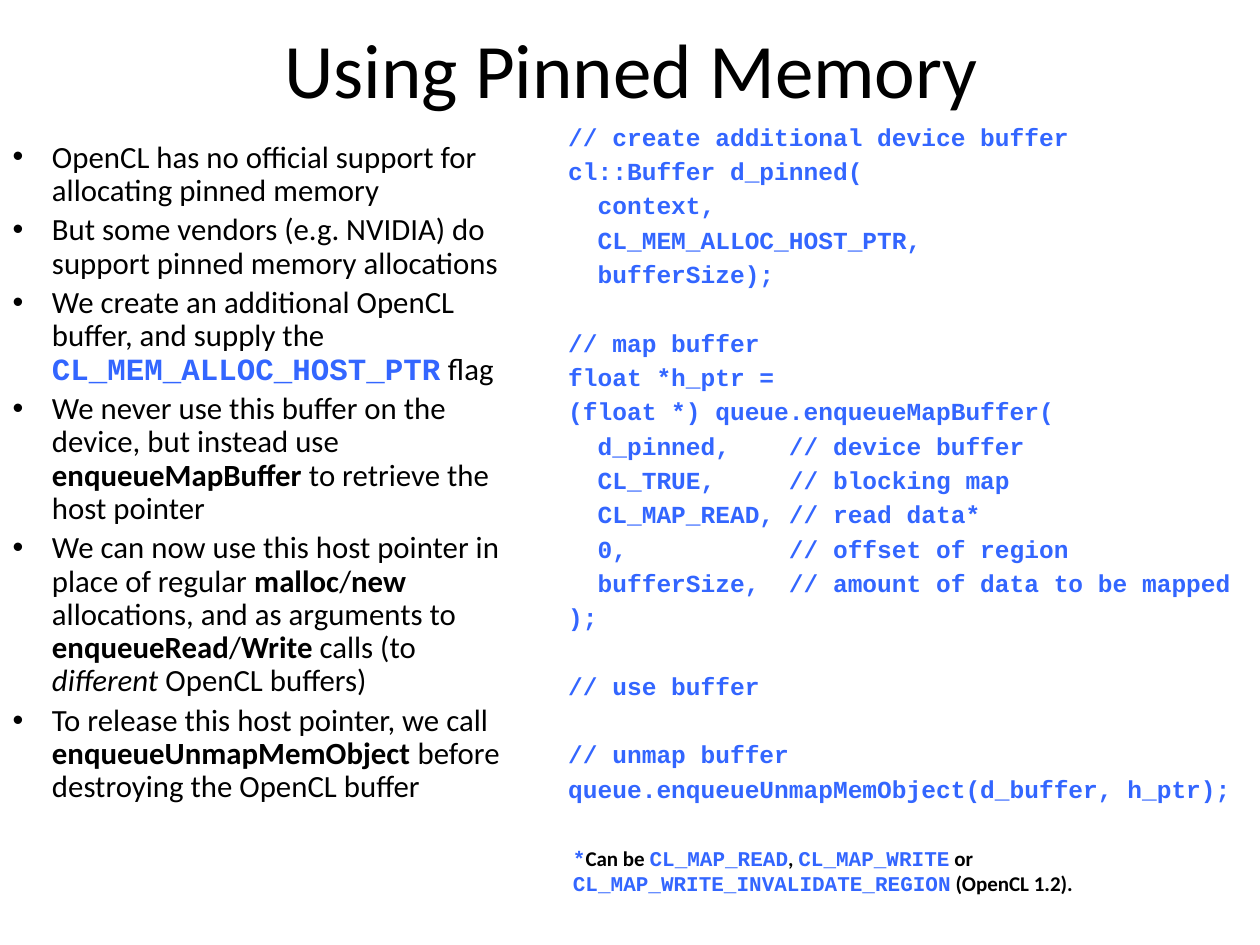
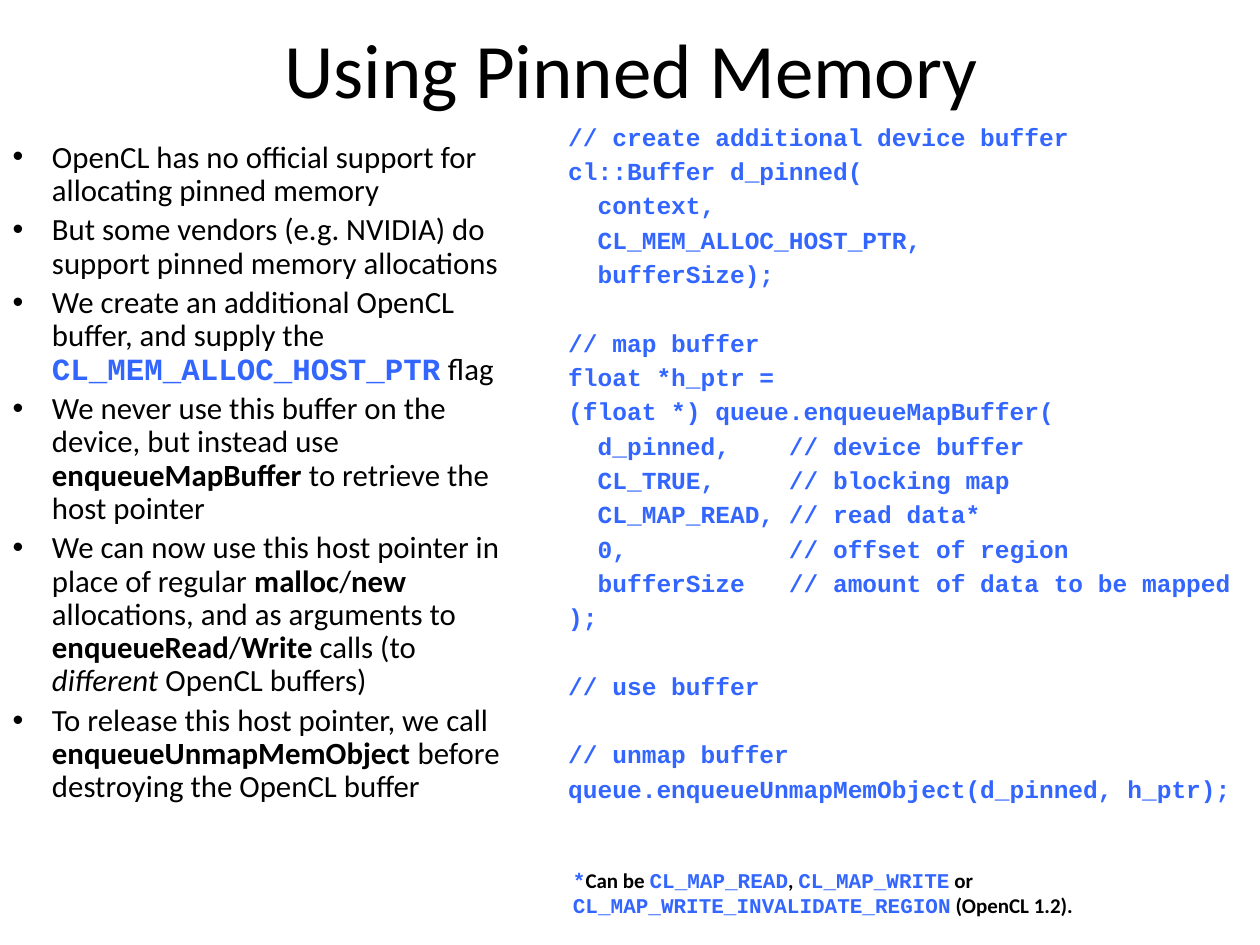
Before and after one commit to UoB-HPC/opencl-training-code, a slide deck: slide 16 of slides/advanced_part1.pptx. Drawn at 1260x945 pixels with LibreOffice and Linux fonts; fonts in the diff are those of the drawing. Boxes give left, top, right and bottom in pixels: in the first picture for what was removed or moved away, otherwise in the second. Text is boxed around its words. In the diff, an @@ line names an element or a change of style, - is before the commit and + after.

```diff
--- a/slides/advanced_part1.pptx
+++ b/slides/advanced_part1.pptx
@@ text at box(598, 574, 1230, 597): text changed @@
-bufferSize, // amount of data to be mapped
+bufferSize // amount of data to be mapped
@@ text at box(568, 780, 1230, 803): text changed @@
-queue.enqueueUnmapMemObject(d_buffer, h_ptr);
+queue.enqueueUnmapMemObject(d_pinned, h_ptr);
@@ text "*Can be CL_MAP_READ, CL_MAP_WRITE or ...": place and size @@
-text "*Can be CL_MAP_READ, CL_MAP_WRITE or ..." at box(573, 851, 1073, 895)
+text "*Can be CL_MAP_READ, CL_MAP_WRITE or ..." at box(573, 873, 1073, 917)
```
Also in this commit, not shown: 1 other slide changed, 1 slide added.
